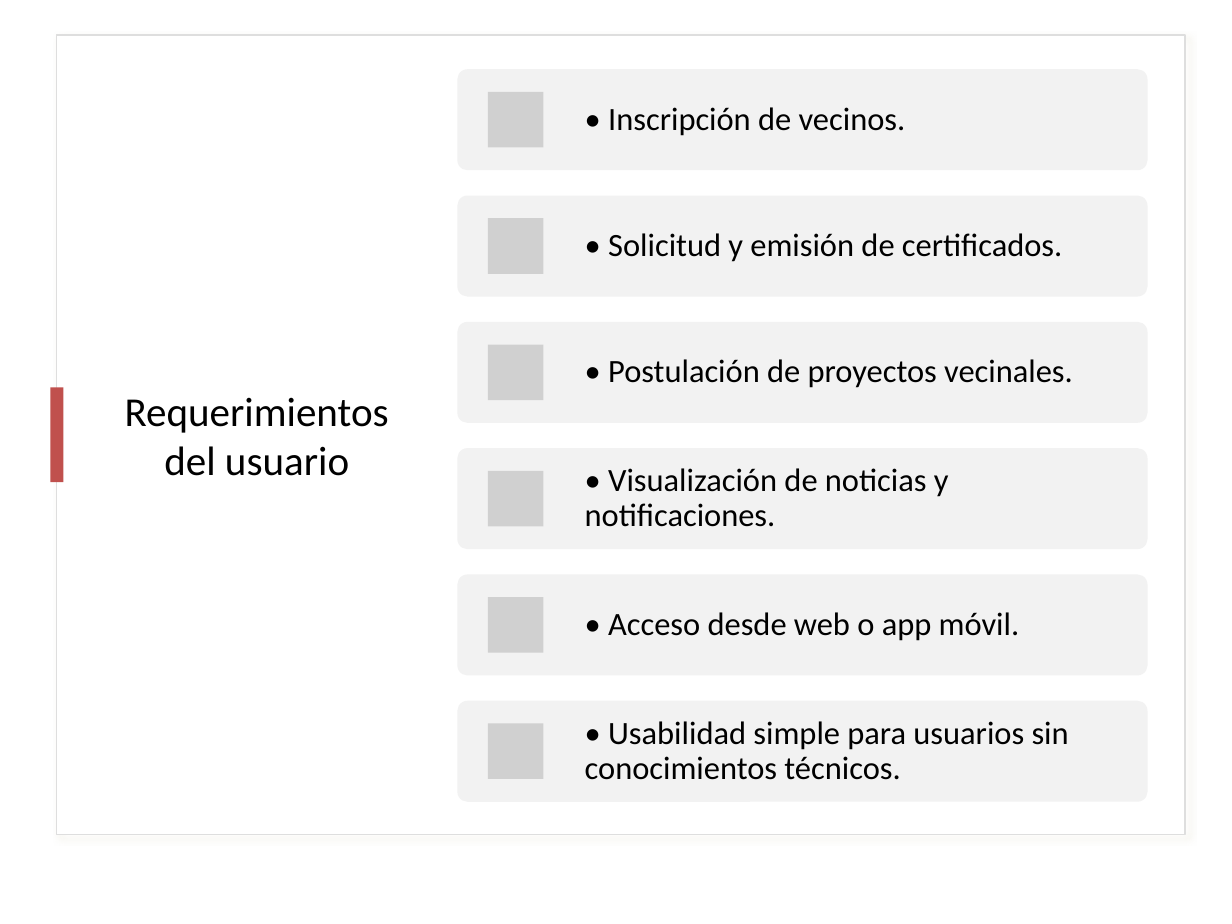
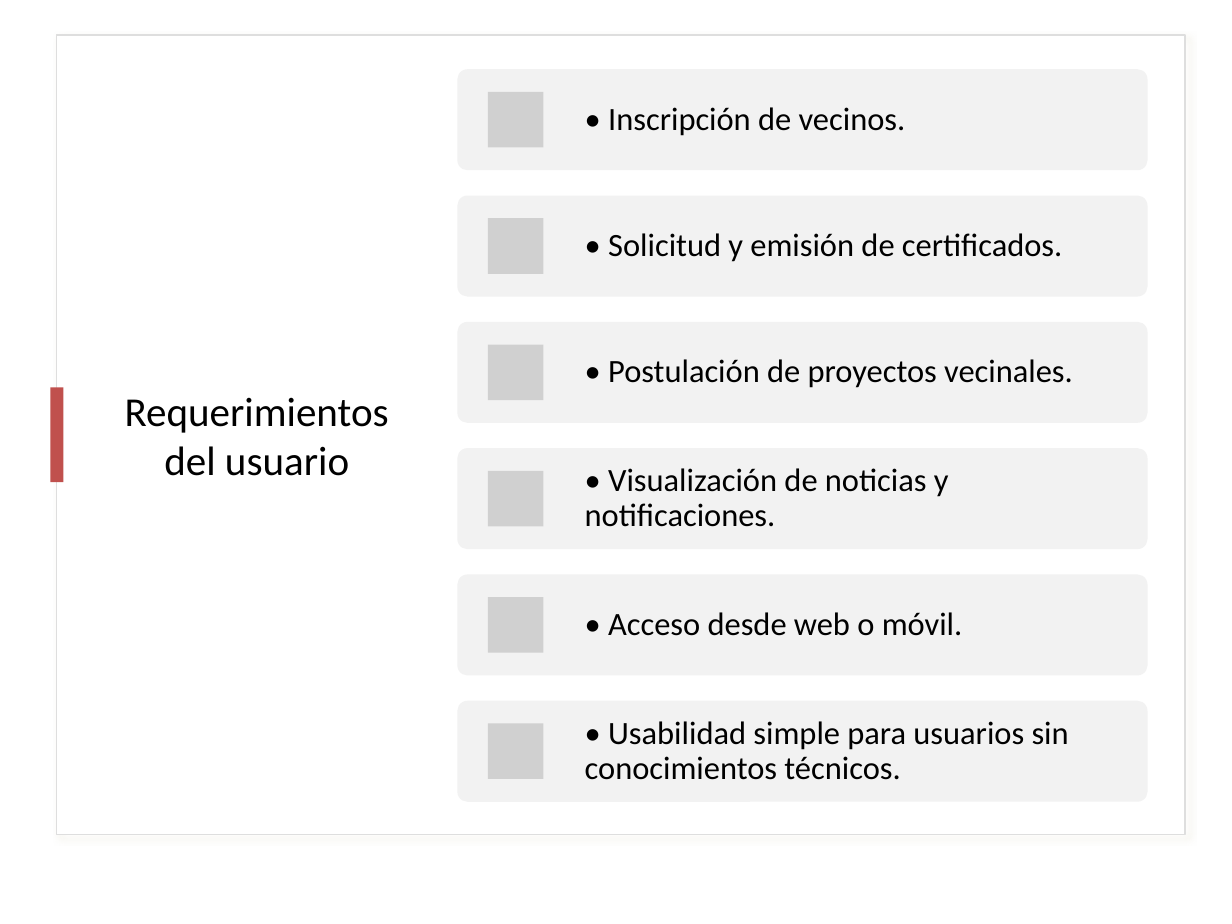
Before and after one commit to DalizC/PTY4614, a slide deck: slide 5 of Equipo 09/Fase 2/Evidencias Proyecto/Presentacion.pptx. Drawn at 1232x924 pixels with LibreOffice and Linux fonts; fonts in the diff are those of the drawing; grey boxes stand for pictures. Boxes give left, top, right and bottom in pixels: in the first picture for what was removed or moved away, otherwise in the second. Text is boxed around its words. In the diff, an @@ line names an element or a change of style, - is before the commit and + after.

```diff
--- a/Equipo 09/Fase 2/Evidencias Proyecto/Presentacion.pptx
+++ b/Equipo 09/Fase 2/Evidencias Proyecto/Presentacion.pptx
@@ text at (608, 612, 963, 636): text changed @@
-• Acceso desde web o app móvil.
+• Acceso desde web o móvil.
```
Also in this commit, not shown: 4 other slides changed.
